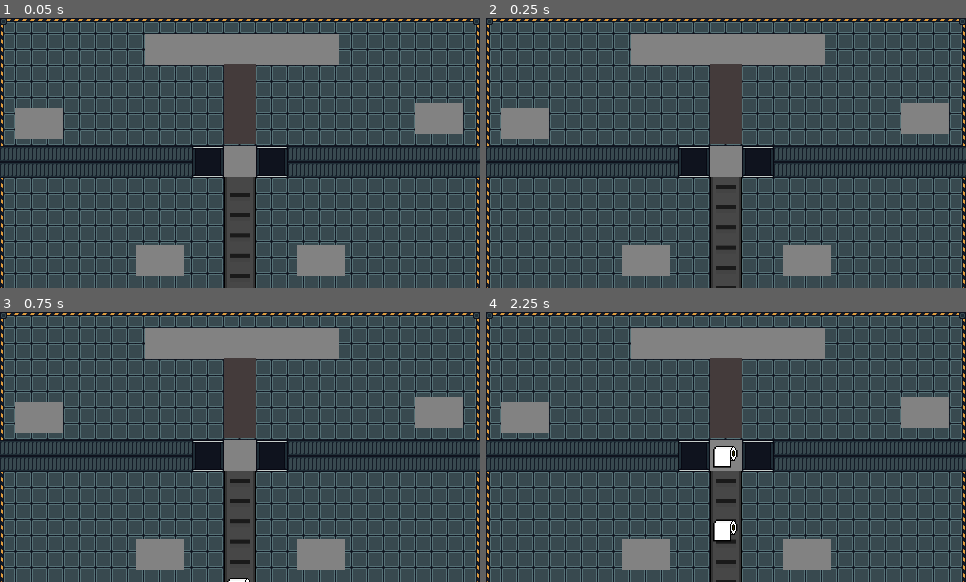
Above: before the commit, frames 1-4 (two rows, left to right).
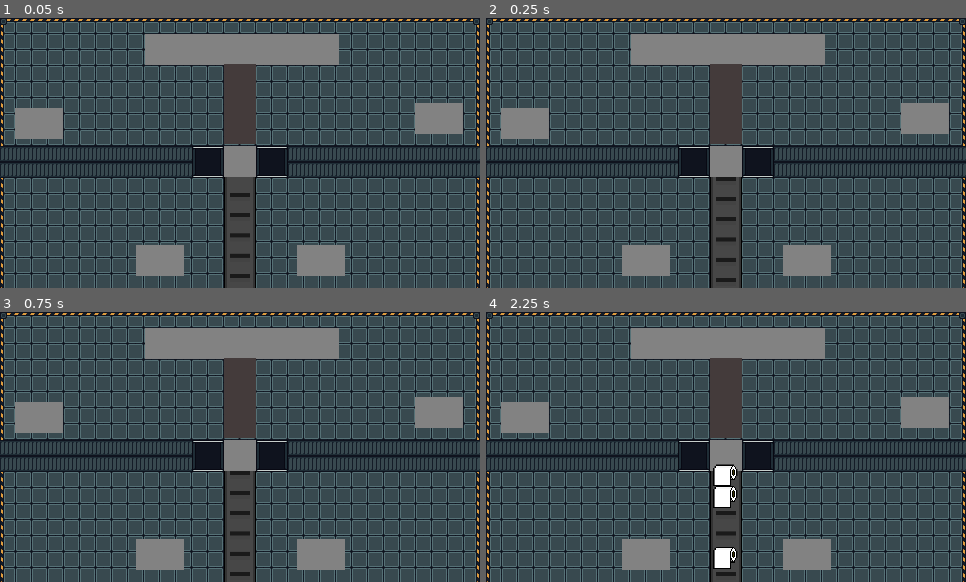
Above: after the commit, the same moments.

Repository: victordev018/Recycling-Mat
Game: Godot game, scene res://Scenes/MainLevel.tscn
Same seed, same stepped clock (60 frames per second), same inputs: the game is played once before the commit and once after it.
Inputs:
- Up to frame 1 (0.05 s): no input
- Up to frame 2 (0.25 s): no input
- Up to frame 3 (0.75 s): tap Enter (ui_accept) at 0.5 s
- Up to frame 4 (2.25 s): tap Enter (ui_accept) at 0.77, 1.52 s

Frame 1 is identical in both runs. In frame 2, 0.7% of the frame differs, in the area x 47-53%, y 58-100%; in frame 3, 0.8%; in frame 4, 2.0%, in the area x 47-53%, y 49-100%.

Commit message:
adicionando mais sprites

Diff:
--- a/Scenes/MainLevel.tscn
+++ b/Scenes/MainLevel.tscn
@@ -360,7 +360,8 @@
 position = Vector2( 240, 223.5 )
 scale = Vector2( 0.125, 0.310096 )
 frames = SubResource( 17 )
-speed_scale = 2.0
+frame = 4
+speed_scale = 4.0
 playing = true
 
 [node name="Area2D" type="Area2D" parent="AnimatedSprite"]
--- a/Scripts/Residue.gd
+++ b/Scripts/Residue.gd
@@ -4,5 +4,5 @@
 
 func _process(delta):
 	# mover para cima na esteira
-	var _speed = 2; # TODO: trocar pela variável correspondente a velocidade da esteira
+	var _speed = 1.35; # TODO: trocar pela variável correspondente a velocidade da esteira
 	global_position = global_position.move_toward(Vector2(240, 144), _speed);
Binary file added: Assets-Residuos/Recicláveis/Caixa de Papelão.png
Not shown, added: Assets-Residuos/Recicláveis/Caixa de Papelão.png.import
Binary file added: Assets-Residuos/Recicláveis/Coke-32.png
Not shown, added: Assets-Residuos/Recicláveis/Coke-32.png.import
Binary file added: Assets-Residuos/Recicláveis/Coke-64.png
Not shown, added: Assets-Residuos/Recicláveis/Coke-64.png.import
Binary file added: Assets-Residuos/Recicláveis/Coke.png
Not shown, added: Assets-Residuos/Recicláveis/Coke.png.import
Binary file added: Assets-Residuos/Recicláveis/Garrafa de água.png
Not shown, added: Assets-Residuos/Recicláveis/Garrafa de água.png.import
Binary file added: Assets-Residuos/Recicláveis/Tênis.png
Not shown, added: Assets-Residuos/Recicláveis/Tênis.png.import
(and 2 more such lines)
